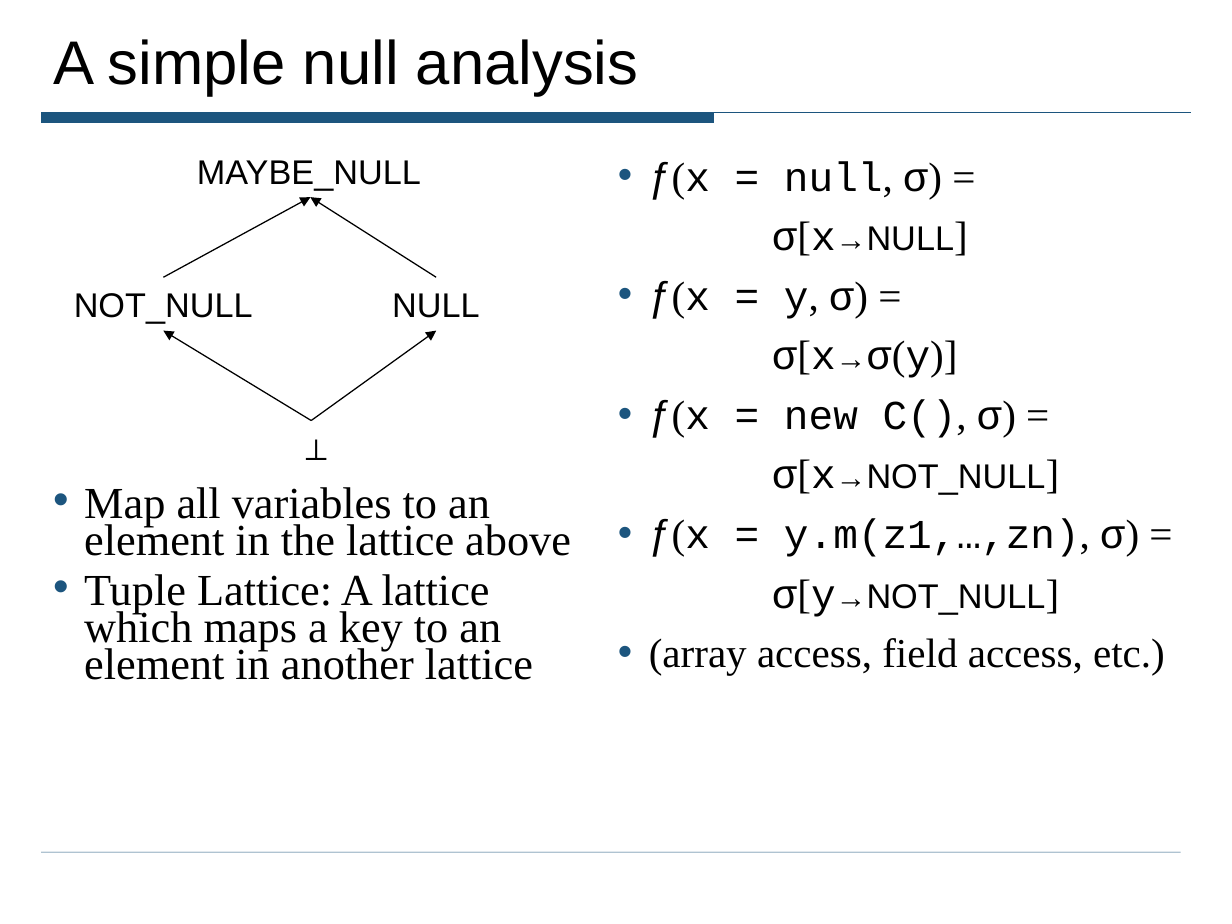
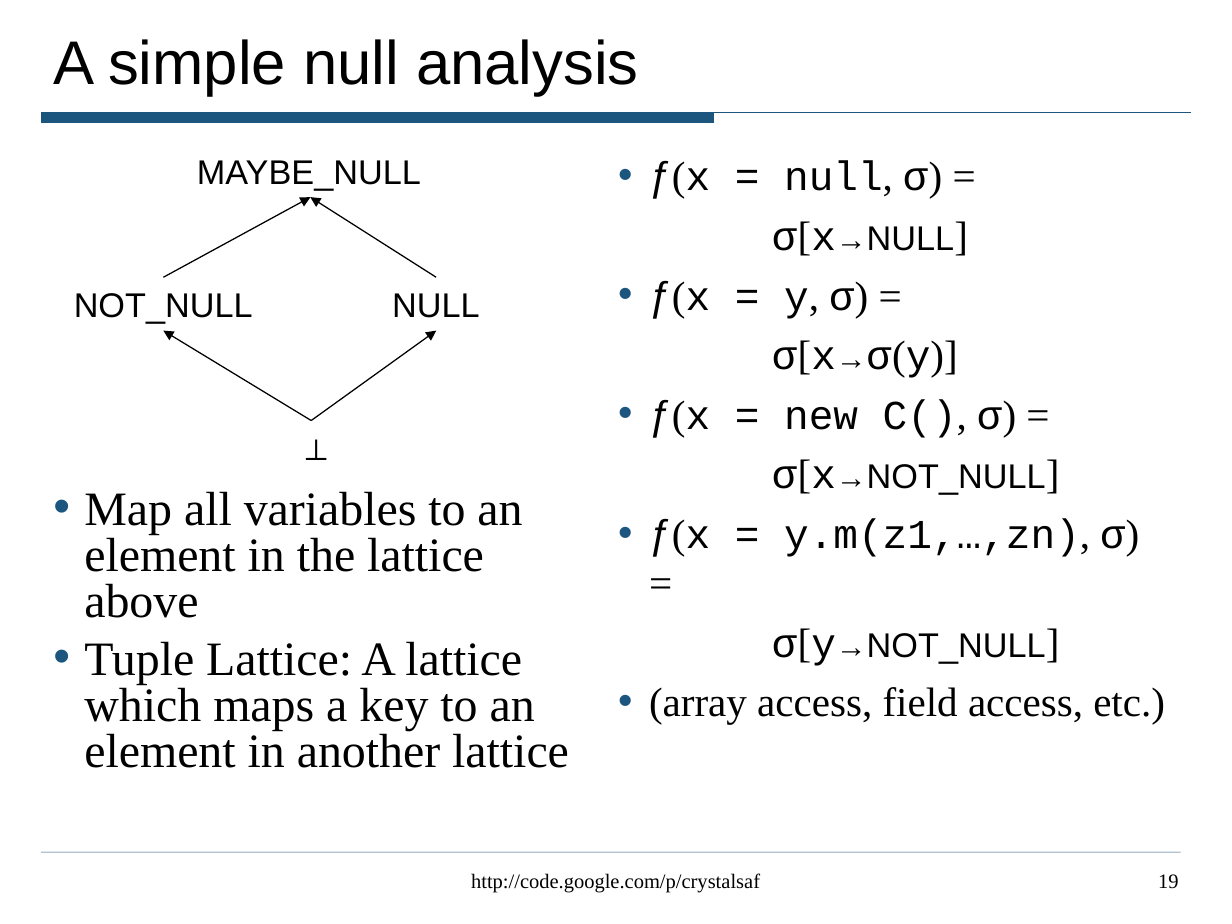
Before and after one commit to ciera/crystalsaf, a slide deck: slide 19 of TutorialExamples/CrystalTutorial.ppt. Drawn at 1232x924 pixels with LibreOffice and Linux fonts; fonts in the diff are those of the drawing. Boxes give left, top, right and bottom in pixels: in the first picture for what was removed or moved away, otherwise in the second. Text is boxed around its words. In the diff, an @@ line names an element or a change of style, - is before the commit and + after.

```diff
--- a/TutorialExamples/CrystalTutorial.ppt
+++ b/TutorialExamples/CrystalTutorial.ppt
@@ text "ƒ(x = null, σ) =" rewrapped from <box>649,161,1165,675</box> to <box>649,161,1165,724</box> @@
@@ text "Map all variables to an ..." at <box>84,491,569,768</box>: size 25.9 to 28 pt; line spacing 0.7 to 0.8 @@
@@ text added at <box>471,873,760,893</box>, 12 pt, text #000000 @@
+http://code.google.com/p/crystalsaf
@@ page number added at <box>1158,874,1178,889</box>, 12 pt, text #000000 @@
+19
```
Also in this commit, not shown: 35 other slides changed.
